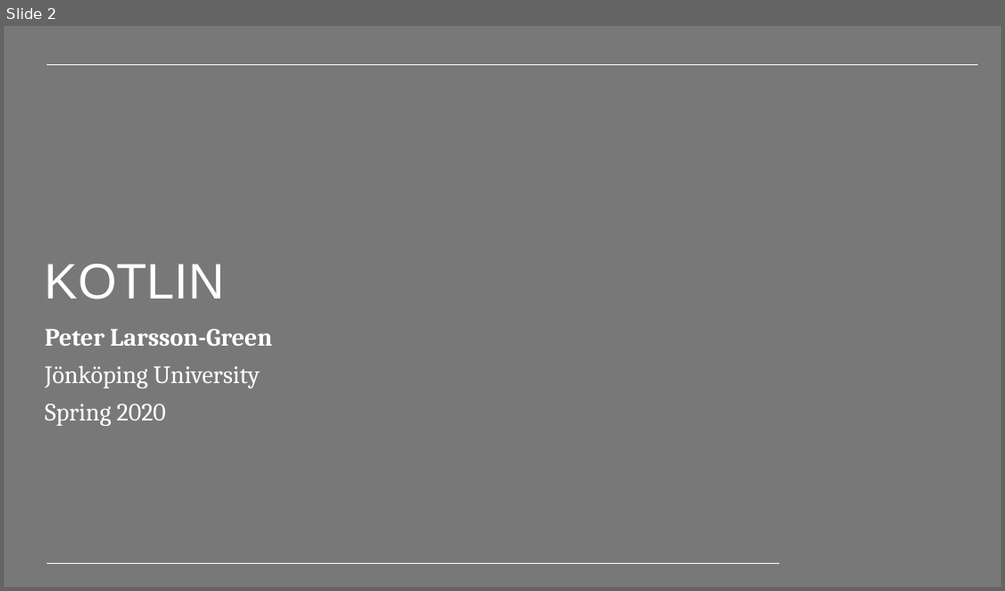
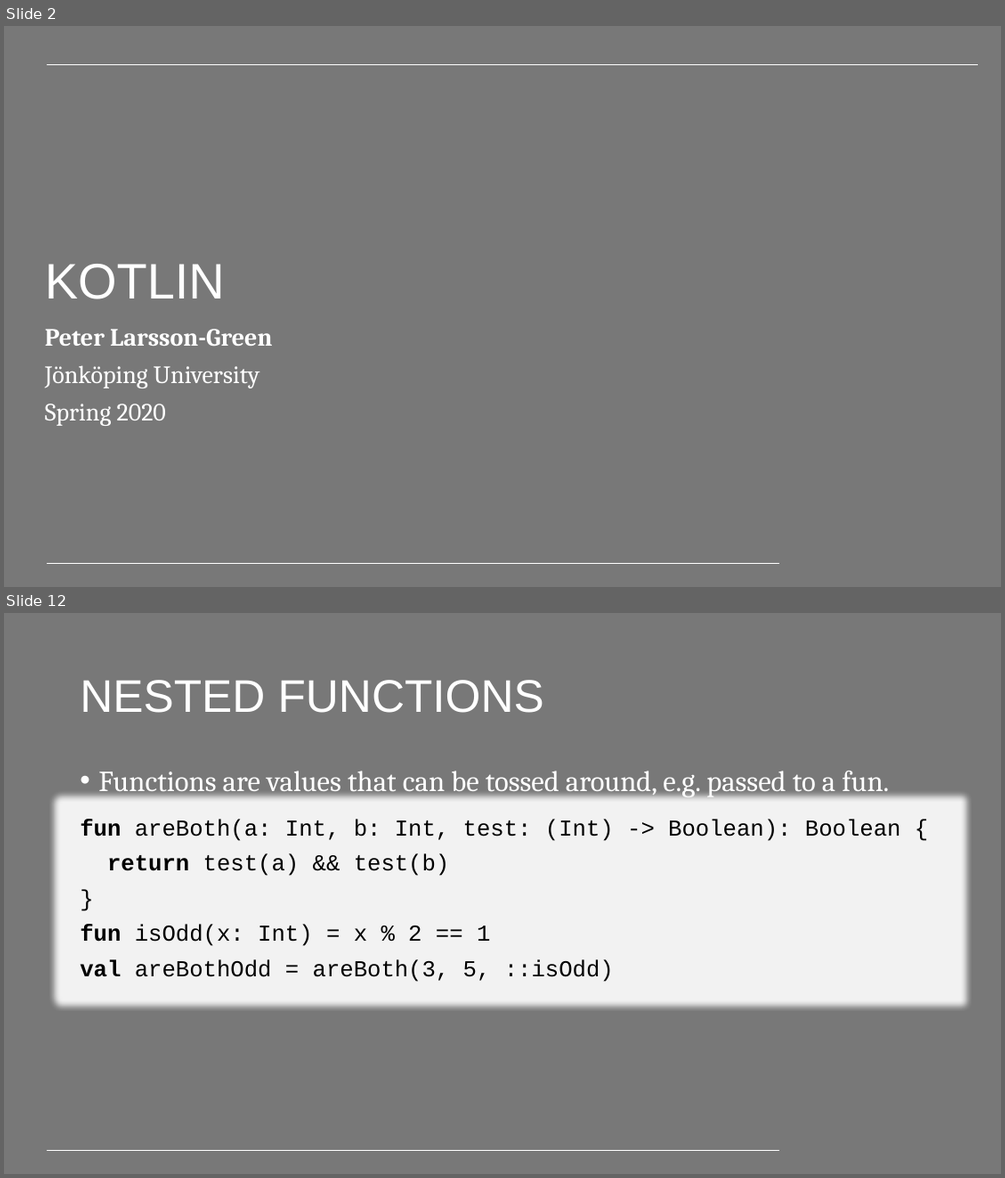
Before and after one commit to PeppeL-G/course-material, a slide deck: src/lectures/kotlin/kotlin.pptx. Shown one above the other, each under a label of ours: slide 2 before the commit, slides 2 and 12 after it; the slides between them are not shown. The pictures are 1005x591 and 1005x1178 pixels, drawn with LibreOffice and Linux fonts; fonts in the diff are those of the drawing; background and template pictures are left out. Boxes give left, top, right and bottom in pixels: in the first picture for what was removed or moved away, otherwise in the second. Text is boxed around its words. In the diff, an @@ line names an element or a change of style, - is before the commit and + after.

```diff
--- a/src/lectures/kotlin/kotlin.pptx
+++ b/src/lectures/kotlin/kotlin.pptx
@@ slide 12 added at bbox=[4, 613, 1001, 1174], background #787878; not listed: 1 template element that a slide beside it also shows @@
@@ title added at bbox=[80, 680, 544, 713], 44 pt, text #FFFFFF @@
+NESTED FUNCTIONS
@@ text added at bbox=[98, 771, 889, 797], 28 pt, text #FFFFFF @@
+• Functions are values that can be tossed around, e.g. passed to a fun.
@@ text added at bbox=[80, 819, 901, 981], 22 pt, text #000000 @@
+fun areBoth(a: Int, b: Int, test: (Int) -> Boolean): Boolean {
+return test(a) && test(b)
+}
+fun isOdd(x: Int) = x % 2 == 1
+val areBothOdd = areBoth(3, 5, ::isOdd)
```
Also in this commit, not shown: 4 slides changed, 16 other slides added, 52 slides removed, 3 other files.
